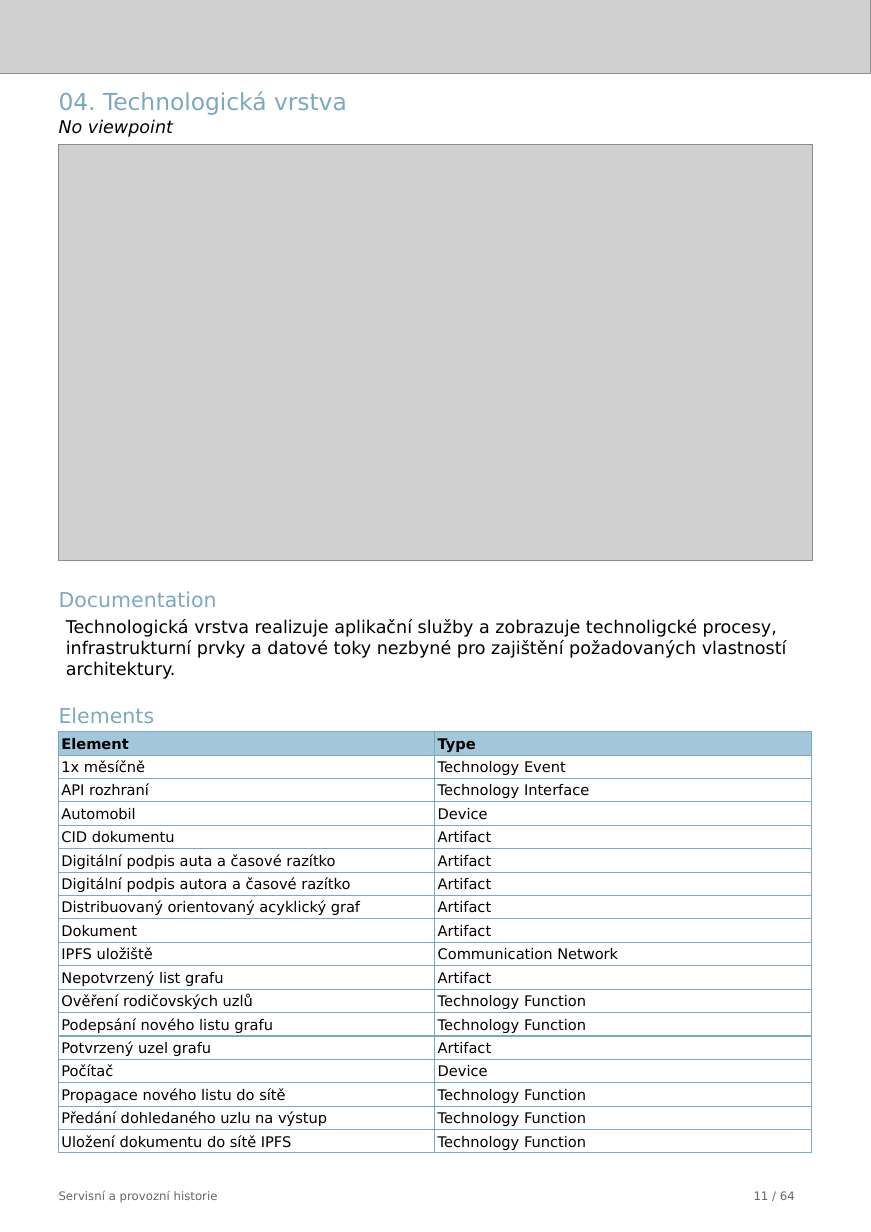
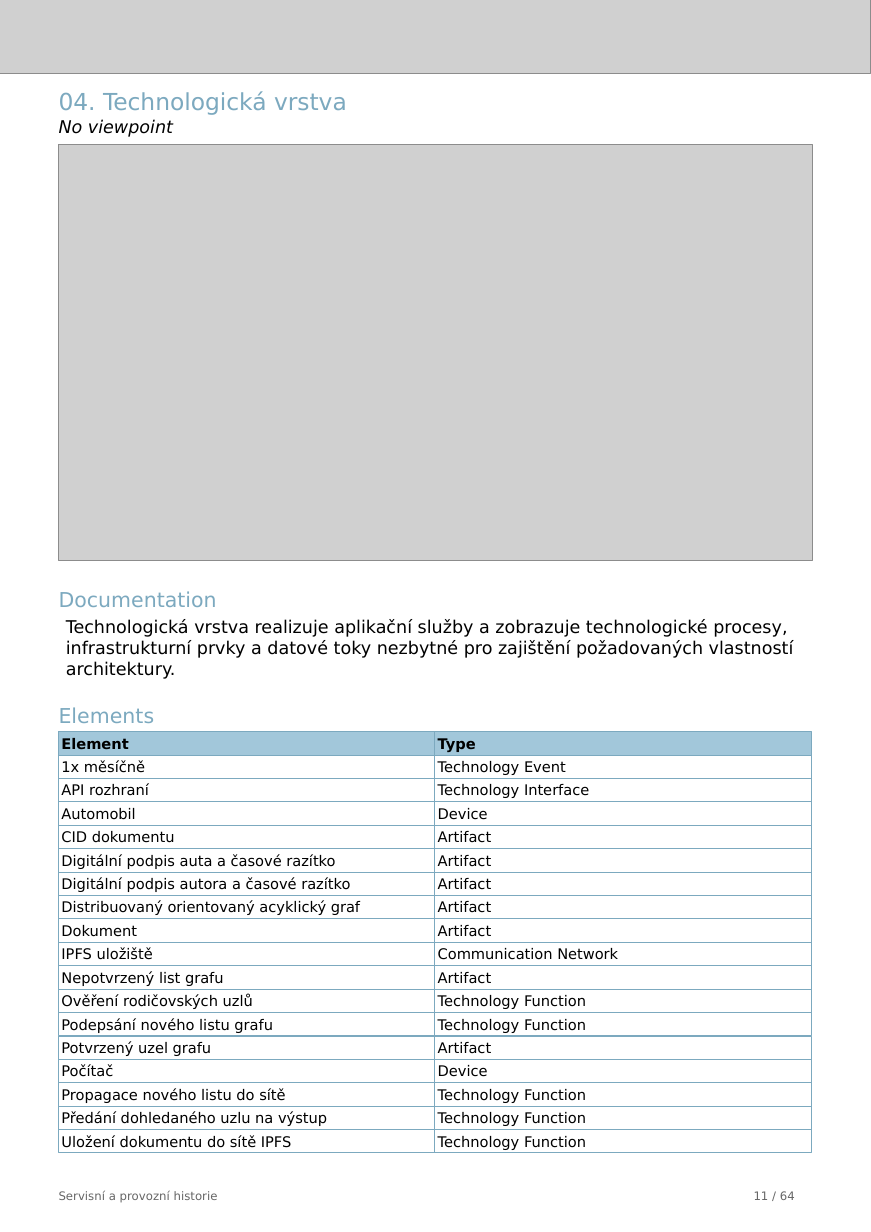
Before and after one commit to friedmannmartin/servisni_a_provozni_historie, a slide deck: slide 11 of report/jasper/servisni_a_provozni_historie.pptx. Drawn at 871x1232 pixels with LibreOffice and Linux fonts; fonts in the diff are those of the drawing; grey boxes stand for pictures. Boxes give left, top, right and bottom in pixels: in the first picture for what was removed or moved away, otherwise in the second. Text is boxed around its words. In the diff, an @@ line names an element or a change of style, - is before the commit and + after.

```diff
--- a/report/jasper/servisni_a_provozni_historie.pptx
+++ b/report/jasper/servisni_a_provozni_historie.pptx
@@ text at [66,619,794,679]: text changed @@
-Technologická vrstva realizuje aplikační služby a zobrazuje technoligcké procesy, infrastrukturní prvky a datové toky nezbyné pro zajištění požadovaných vlastností architektury.
+Technologická vrstva realizuje aplikační služby a zobrazuje technologické procesy, infrastrukturní prvky a datové toky nezbytné pro zajištění požadovaných vlastností architektury.
```
Also in this commit, not shown: 4 other slides changed, 44 other files.
